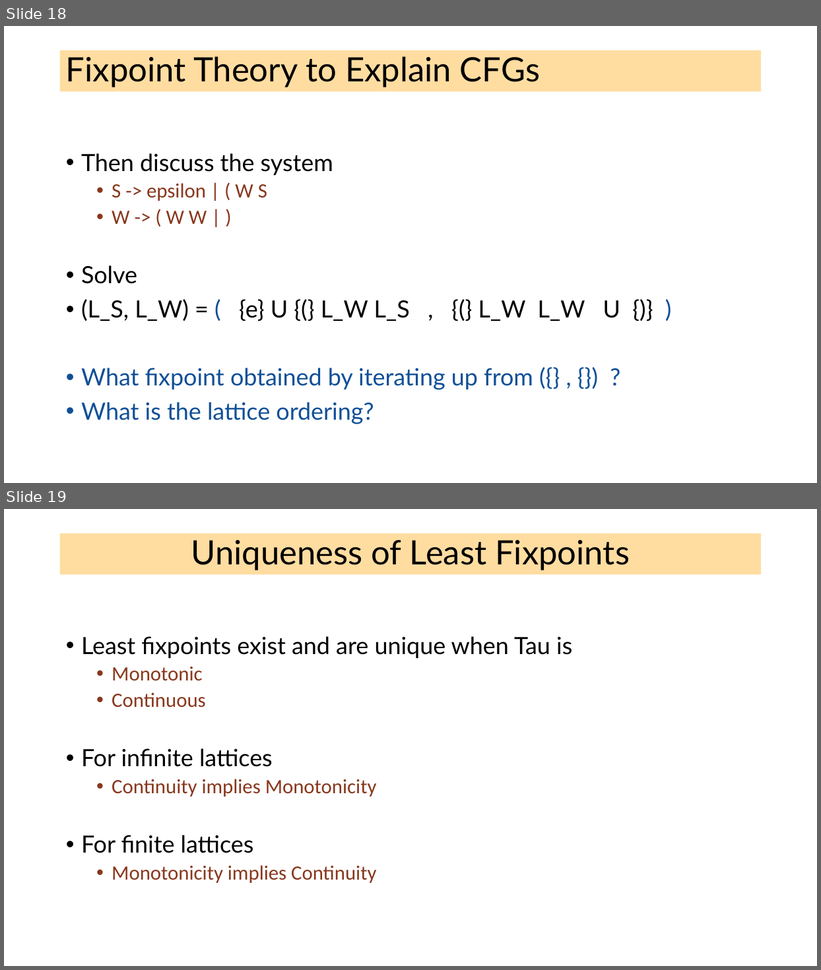
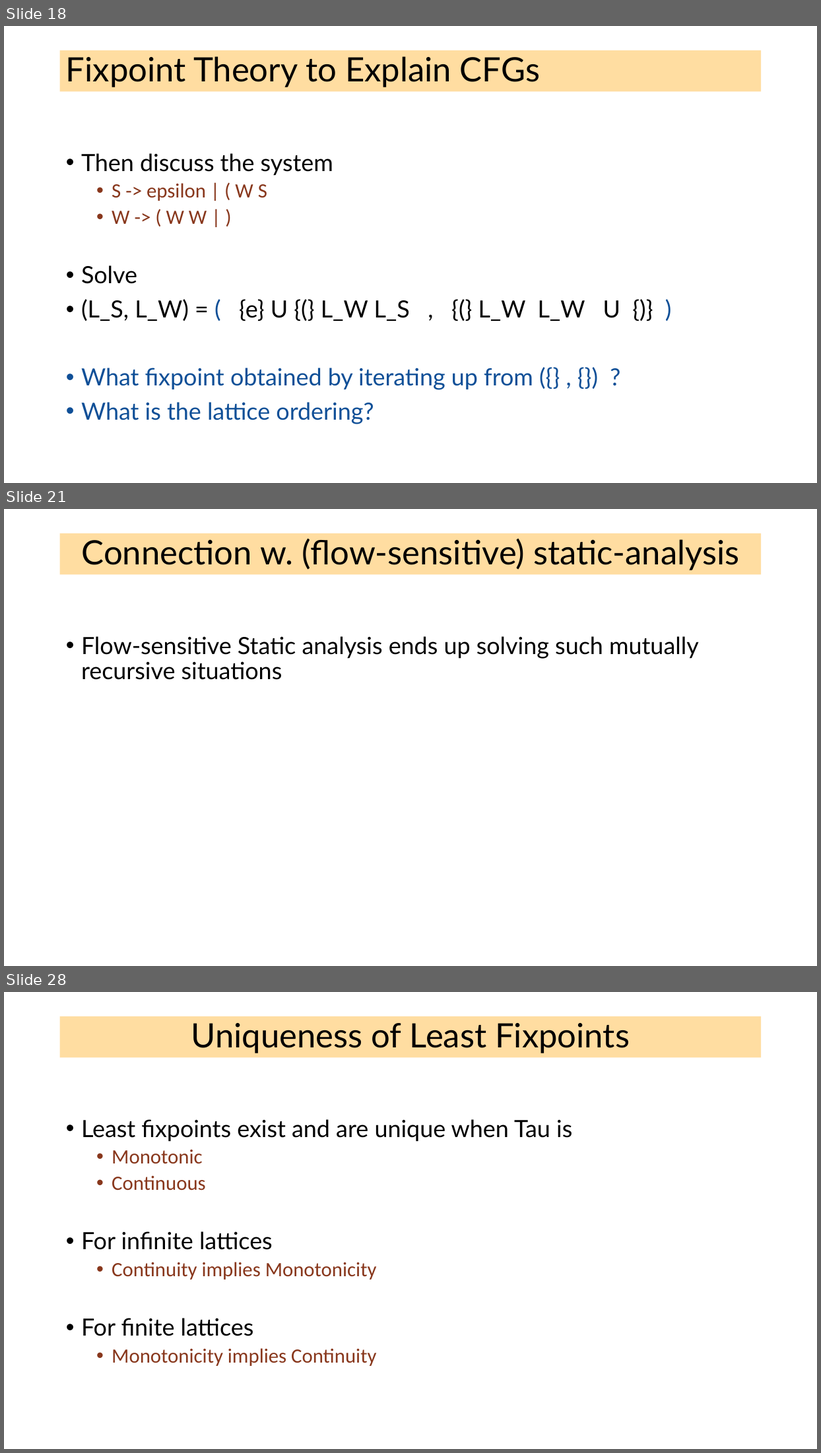
Before and after one commit to ganeshutah/cs6110s22, a slide deck: Lec21/Lec21.pptx. Shown one above the other, each under a label of ours: slides 18 and 19 before the commit, slides 18, 21 and 28 after it; the slides between them are not shown. The pictures are 821x970 and 821x1453 pixels, drawn with LibreOffice and Linux fonts; fonts in the diff are those of the drawing. Boxes give left, top, right and bottom in pixels: in the first picture for what was removed or moved away, otherwise in the second. Text is boxed around its words. In the diff, an @@ line names an element or a change of style, - is before the commit and + after.

```diff
--- a/Lec21/Lec21.pptx
+++ b/Lec21/Lec21.pptx
@@ slide 21 added at (x1=4, y1=509, x2=817, y2=966), background #FFFFFF @@
@@ title added at (x1=60, y1=533, x2=762, y2=575), fill #FFBD47 at 51% opacity, 39.6 pt, text #000000 @@
+Connection w. (flow-sensitive) static-analysis
@@ text added at (x1=81, y1=636, x2=699, y2=680), 28 pt, text #000000 @@
+• Flow-sensitive Static analysis ends up solving such mutually recursive situations
@@ what was slide 19 is now slide 28 @@
```
Also in this commit, not shown: 1 slide changed, 8 other slides added, 2 other files.
